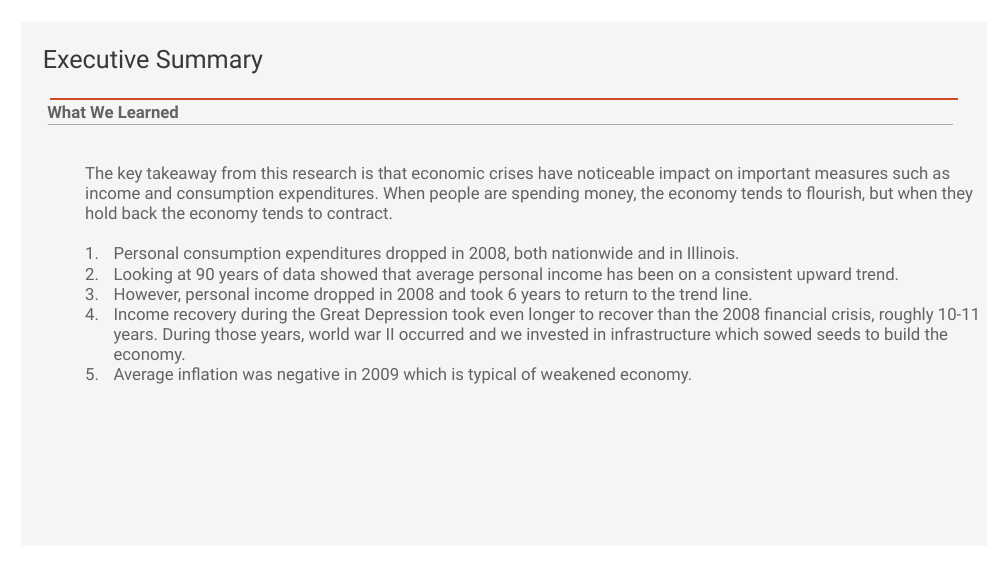
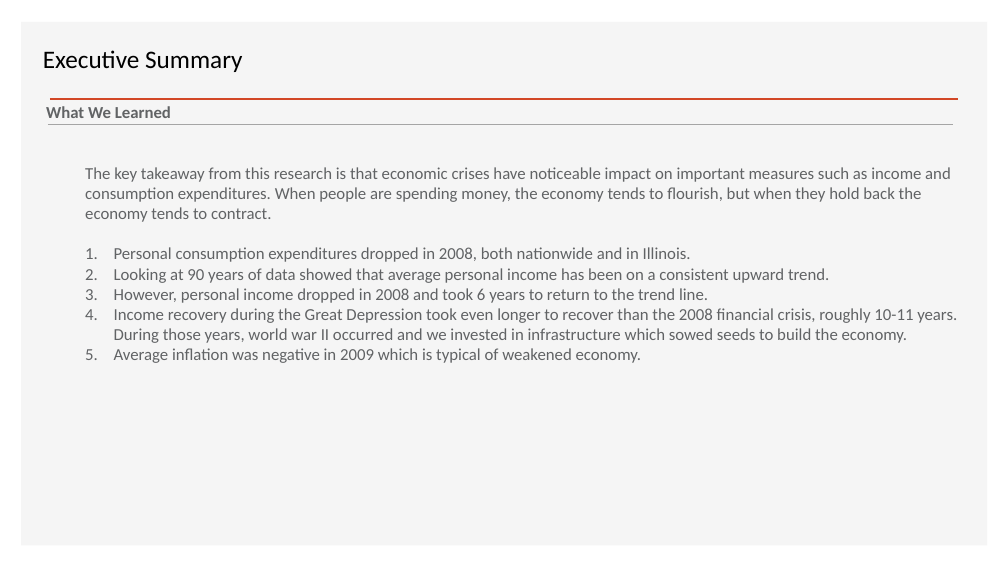
Before and after one commit to Phillippoole2000/Project1, a slide deck: slide 13 of Project 1 Presentation File.pptx. Drawn at 1008x567 pixels with LibreOffice and Linux fonts; fonts in the diff are those of the drawing. Boxes give left, top, right and bottom in pixels: in the first picture for what was removed or moved away, otherwise in the second. Text is boxed around its words. In the diff, an @@ line names an element or a change of style, - is before the commit and + after.

```diff
--- a/Project 1 Presentation File.pptx
+++ b/Project 1 Presentation File.pptx
@@ title "Executive Summary" at bbox=[43, 50, 242, 72]: font Roboto to Calibri, text colour #3B3838 to #000000 @@
@@ text "What We Learned" at bbox=[46, 106, 957, 363]: font Roboto to Calibri @@
```
Also in this commit, not shown: 12 other slides changed.
